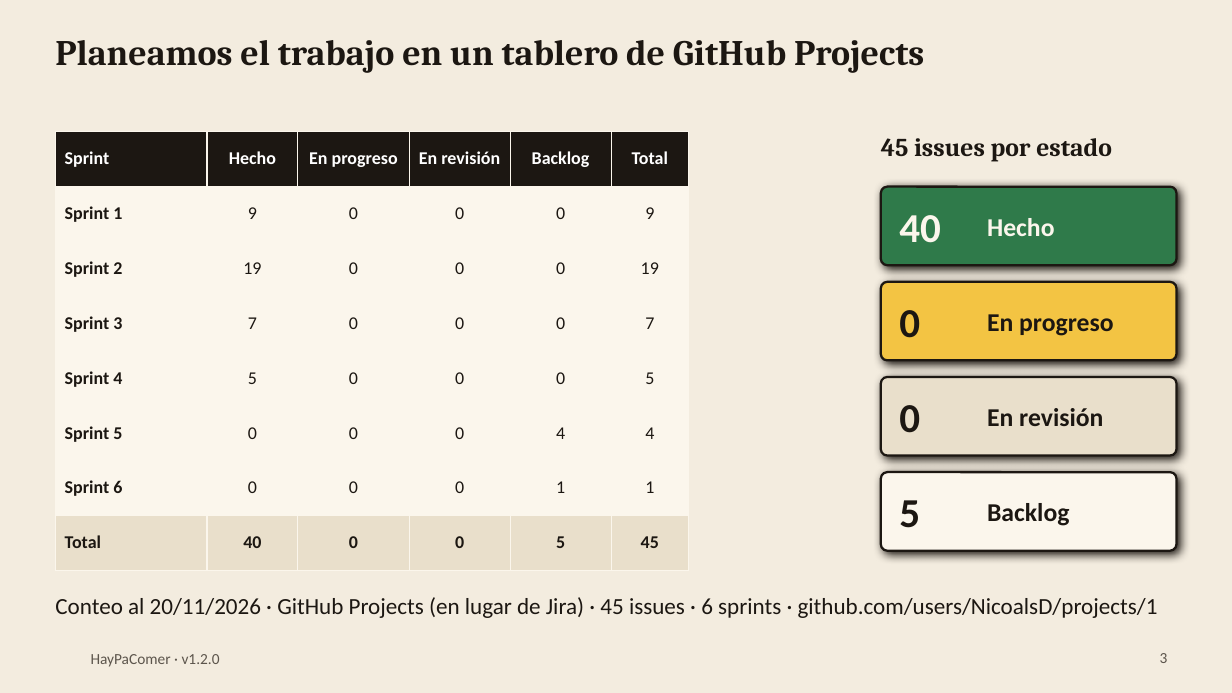
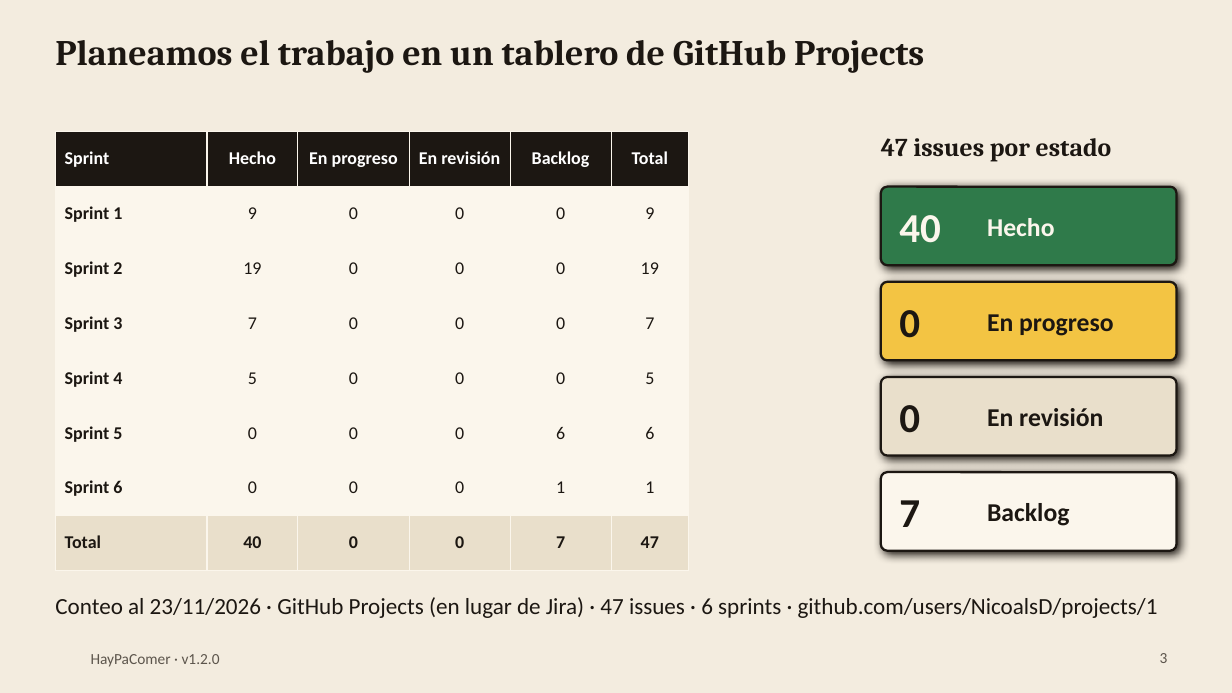
Before and after one commit to NicoalsD/HayPaComer-docs, a slide deck: slide 3 of presentacion/HayPaComer - Presentacion (sprint 4).pptx. Drawn at 1232x693 pixels with LibreOffice and Linux fonts; fonts in the diff are those of the drawing; background and template pictures are left out. Boxes give left, top, right and bottom in pixels: in the first picture for what was removed or moved away, otherwise in the second. Text is boxed around its words. In the diff, an @@ line names an element or a change of style, - is before the commit and + after.

Commit message:
docs(presentacion): tablero, permisos y cifras actuales; más diapositivas para Juan

```diff
--- a/presentacion/HayPaComer - Presentacion (sprint 4).pptx
+++ b/presentacion/HayPaComer - Presentacion (sprint 4).pptx
@@ table at bbox=[55, 131, 688, 570] @@
-row 6, column 5: 4
+row 6, column 5: 6
-row 6, column 6: 4
+row 6, column 6: 6
-row 8, column 5: 5
+row 8, column 5: 7
-row 8, column 6: 45
+row 8, column 6: 47
@@ text at bbox=[881, 138, 1112, 162]: text changed @@
-45 issues por estado
+47 issues por estado
@@ text at bbox=[899, 500, 920, 527]: text changed @@
-5
+7
@@ text at bbox=[55, 597, 1158, 618]: text changed @@
-Conteo al 20/11/2026 · GitHub Projects (en lugar de Jira) · 45 issues · 6 sprints · github.com/users/NicoalsD/projects/1
+Conteo al 23/11/2026 · GitHub Projects (en lugar de Jira) · 47 issues · 6 sprints · github.com/users/NicoalsD/projects/1
```
Also in this commit, not shown: 2 other slides changed, 1 other file.
